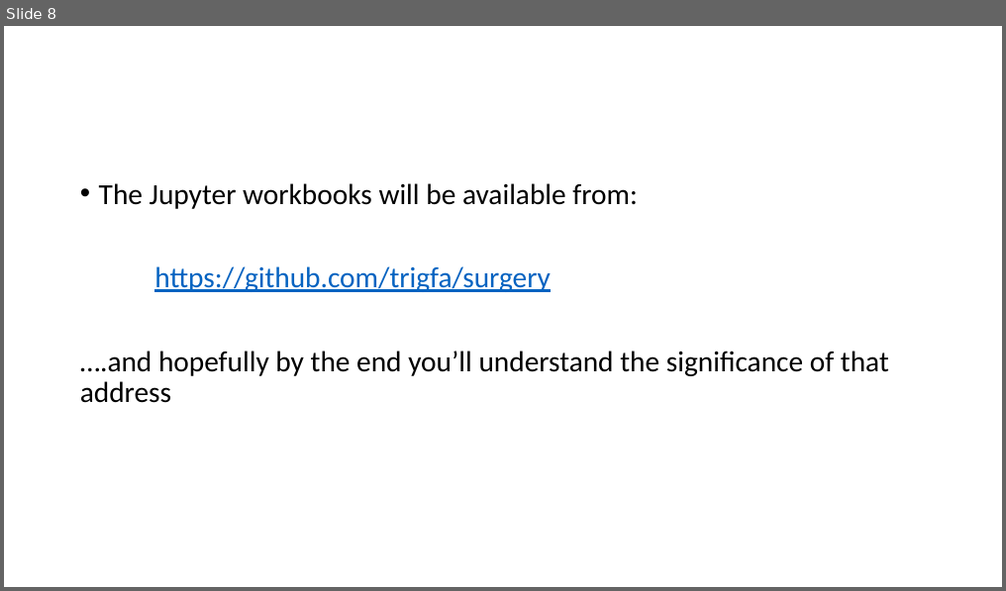
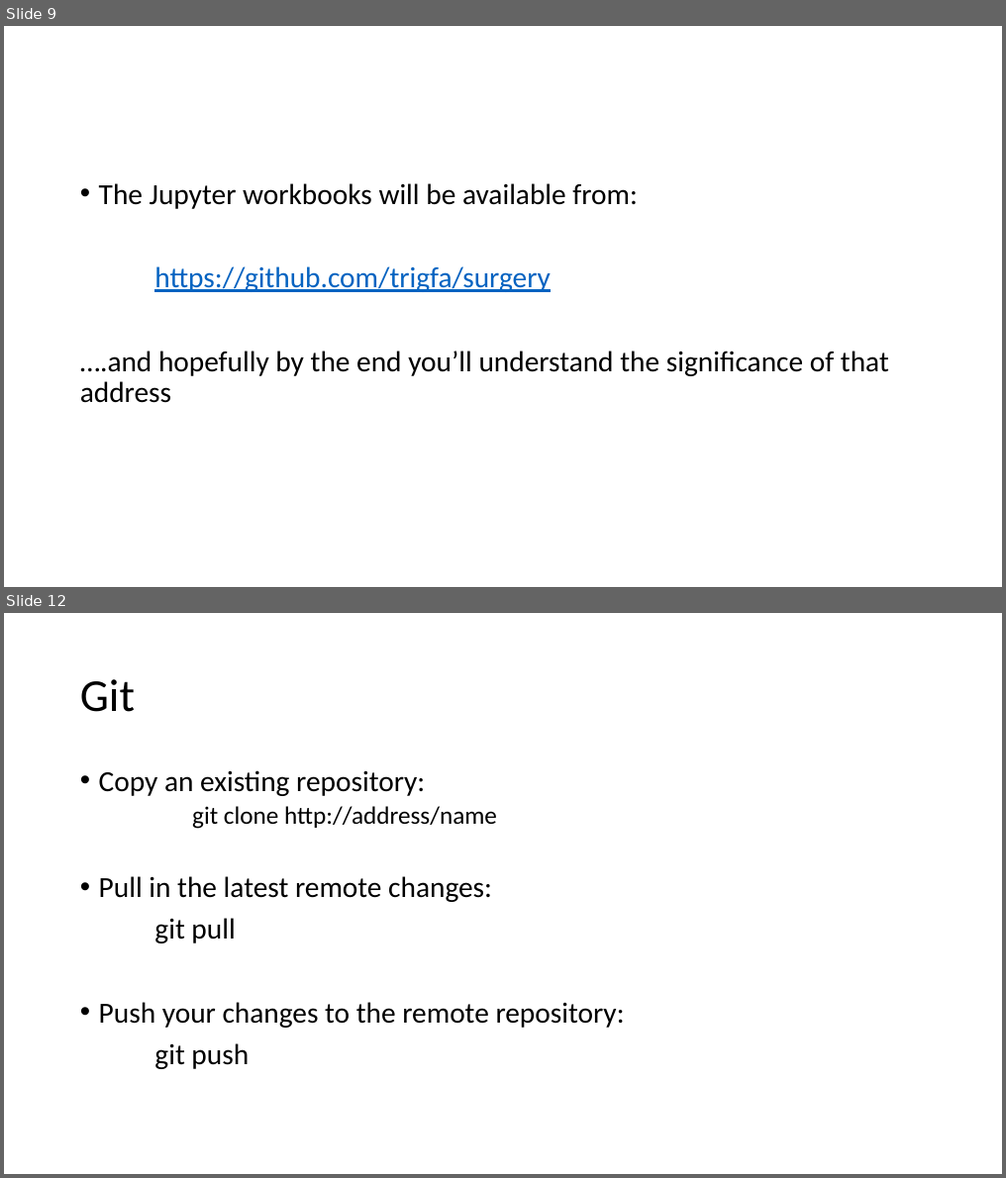
Before and after one commit to trigfa/surgery, a slide deck: Presentation/Presentation.pptx. Shown one above the other, each under a label of ours: slide 8 before the commit, slides 9 and 12 after it; the slides between them are not shown. The pictures are 1006x591 and 1006x1178 pixels, drawn with LibreOffice and Linux fonts; fonts in the diff are those of the drawing. Boxes give left, top, right and bottom in pixels: in the first picture for what was removed or moved away, otherwise in the second. Text is boxed around its words. In the diff, an @@ line names an element or a change of style, - is before the commit and + after.

```diff
--- a/Presentation/Presentation.pptx
+++ b/Presentation/Presentation.pptx
@@ slide 12 added at [4,613,1002,1174], background #FFFFFF @@
@@ title added at [80,679,135,712], 44 pt, text #000000 @@
+Git
@@ text added at [99,770,625,1069], 28 pt, text #000000 @@
+• Copy an existing repository:
+  git clone http://address/name
+• Pull in the latest remote changes:
+git pull
+• Push your changes to the remote repository:
+git push
@@ what was slide 8 is now slide 9 @@
```
Also in this commit, not shown: 1 slide changed, 3 other slides added, 1 other file.
